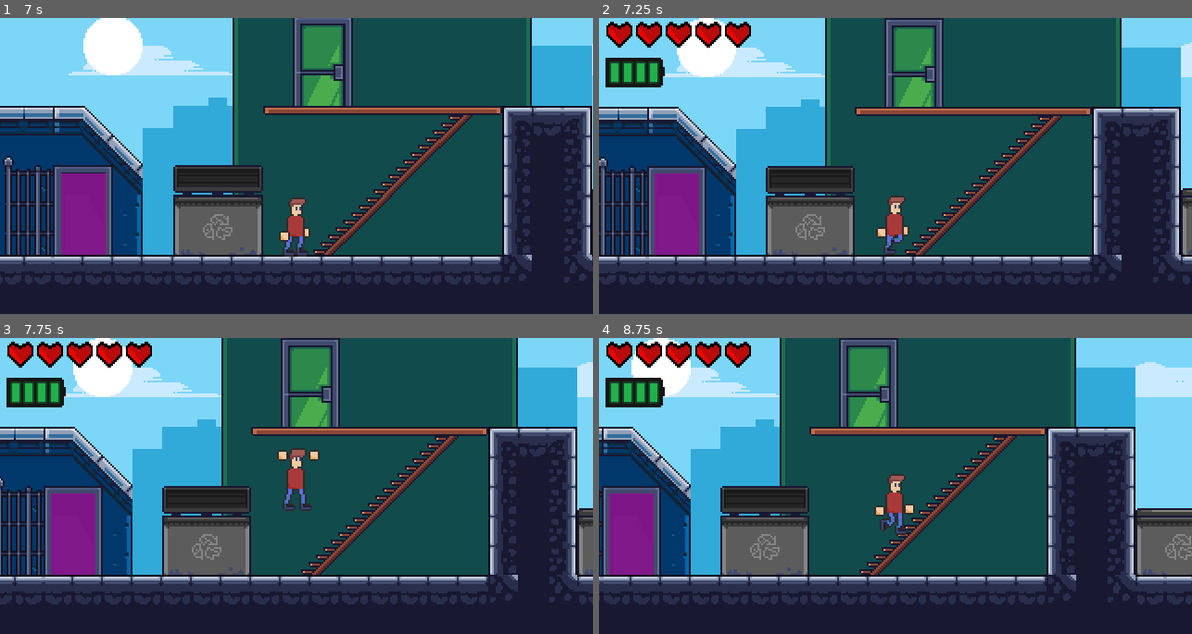
Above: before the commit, frames 1-4 (two rows, left to right).
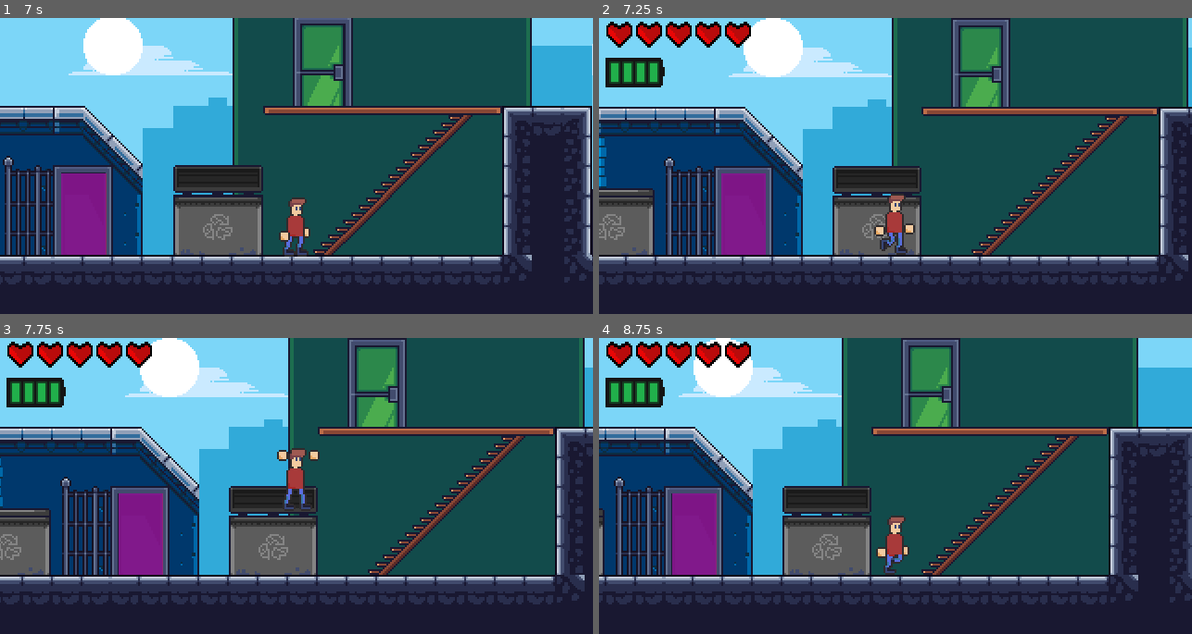
Above: after the commit, the same moments.

Repository: Glow-Project/LostTech
Game: Godot game, scene res://Menu/Menu.tscn
Two runs of this game, one before a commit and one after it. Both use one fixed random seed, a clock stepped at 60 frames per second and the inputs below.
Inputs:
- Up to frame 1 (7 s): click "Start" at 0.5 s; tap Enter (ui_accept) at 1.25, 1.52, 2.27, 3.5, 3.77, 4.25, 4.52, 5.27, 6.77 s; hold Right (ui_right) 1.28-2.03 s; tap 1 (1) every 0.75 s from 1.35 to 6.6 s; hold Left (ui_left) 2.03-2.78 s; hold Right (ui_right) 2.78-3.53 s; hold Up (ui_up) 3.53-4.28 s; hold Left (ui_left) 4.28-6.53 s; tap Escape (ui_pause) at 4.9 s; hold Right (ui_right) from 6.53 s (still down)
- Up to frame 2 (7.25 s): keep holding Right (ui_right)
- Up to frame 3 (7.75 s): release Right (ui_right) at 7.28 s; hold Up (ui_up) from 7.28 s (still down); tap 1 (1) at 7.35 s; tap Enter (ui_accept) at 7.52 s
- Up to frame 4 (8.75 s): release Up (ui_up) at 8.03 s; hold Right (ui_right) from 8.03 s (still down); tap 1 (1) at 8.1 s; tap Enter (ui_accept) at 8.27 s

Frame 1 is identical in both runs. In frame 2, 51% of the frame differs, in the area x 0-100%, y 0-90%; in frame 3, 51%; in frame 4, 54%.
Error before the commit: Attempt to call function 'queue_free' in base 'null instance' on a null instance. (res://Entities/Player/Player.gd:164)

Commit message:
Fixed Pause Menu

Diff:
--- a/Entities/Player/Player.gd
+++ b/Entities/Player/Player.gd
@@ -81,7 +81,7 @@
 	on_floor = false
 	for i in get_slide_count():
 		var collision = get_slide_collision(i)
-		if (collision.collider.name == "Foreground"):
+		if (collision.collider is TileMap):
 			on_floor = true
 
 	if (vel.y > 0 || (vel.y == 0 && just_jumped) && !$AnimationPlayer.is_playing() && !on_floor):
@@ -161,7 +161,9 @@
 		cam.add_child(pause_scene.instance())
 		Global.is_paused = true
 	else:
-		get_node("../Camera/Pause").queue_free()
+		var pause = get_node_or_null("../Camera/Pause")
+		if (is_instance_valid(pause)):
+			pause.queue_free()
 		Global.is_paused = false
 
 func bump(amount=JUMP_HEIGHT):
--- a/Levels/Level1/Level1.tscn
+++ b/Levels/Level1/Level1.tscn
@@ -467,6 +467,7 @@
 
 [node name="Camera" parent="." instance=ExtResource( 4 )]
 position = Vector2( 160.149, 79.8796 )
+current = false
 
 [node name="AnimationPlayer" type="AnimationPlayer" parent="."]
 "anims/Introduce Puppy" = SubResource( 1 )
@@ -474,6 +475,7 @@
 
 [node name="Camera2D" type="Camera2D" parent="AnimationPlayer"]
 position = Vector2( 475.866, 80 )
+current = true
 
 [node name="AudioStreamPlayer" type="AudioStreamPlayer" parent="AnimationPlayer"]
 stream = ExtResource( 21 )
@@ -504,11 +506,11 @@
 
 [node name="description" type="Label" parent="AnimationPlayer/Control"]
 visible = false
-margin_left = -18.8306
-margin_top = 15.165
-margin_right = 204.296
-margin_bottom = 33.165
-rect_rotation = -9.3
+margin_left = 39.8213
+margin_top = 4.55481
+margin_right = 262.948
+margin_bottom = 22.5548
+rect_rotation = -9.4
 rect_scale = Vector2( 0.1, 0.1 )
 custom_fonts/font = SubResource( 3 )
 custom_colors/font_color = Color( 1, 1, 1, 1 )
@@ -521,10 +523,10 @@
 
 [node name="Titel" type="Label" parent="AnimationPlayer/Control"]
 visible = false
-margin_left = 24.0039
-margin_top = -3.15051
-margin_right = 116.321
-margin_bottom = 14.8495
+margin_left = 7.05176
+margin_top = 5.2395
+margin_right = 99.3689
+margin_bottom = 23.2395
 rect_rotation = -9.3
 rect_scale = Vector2( 0.15, 0.15 )
 custom_fonts/font = SubResource( 3 )
--- a/Menu/Menu.gd
+++ b/Menu/Menu.gd
@@ -3,6 +3,7 @@
 func _ready():
 	$AudioStreamPlayer.play()
 	$Background/AnimationPlayer.play("Move_City")
+	Global.is_paused = false
 
 func _process(_delta):
 	if (!$AudioStreamPlayer.playing):
@@ -18,6 +19,5 @@
 	get_tree().change_scene("res://Levels/%s/%s.tscn" % [LevelSwitch.current_level, LevelSwitch.current_level])
 
 
-
 func _on_Exit_pressed():
 	get_tree().quit()
